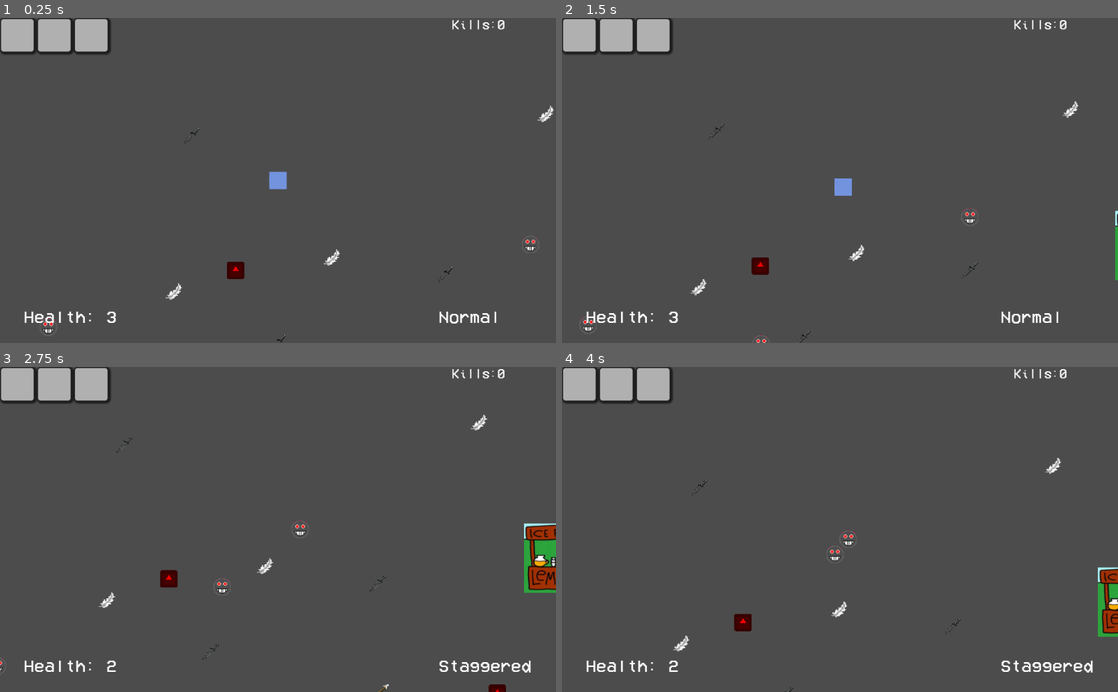
Above: before the commit, frames 1-4 (two rows, left to right).
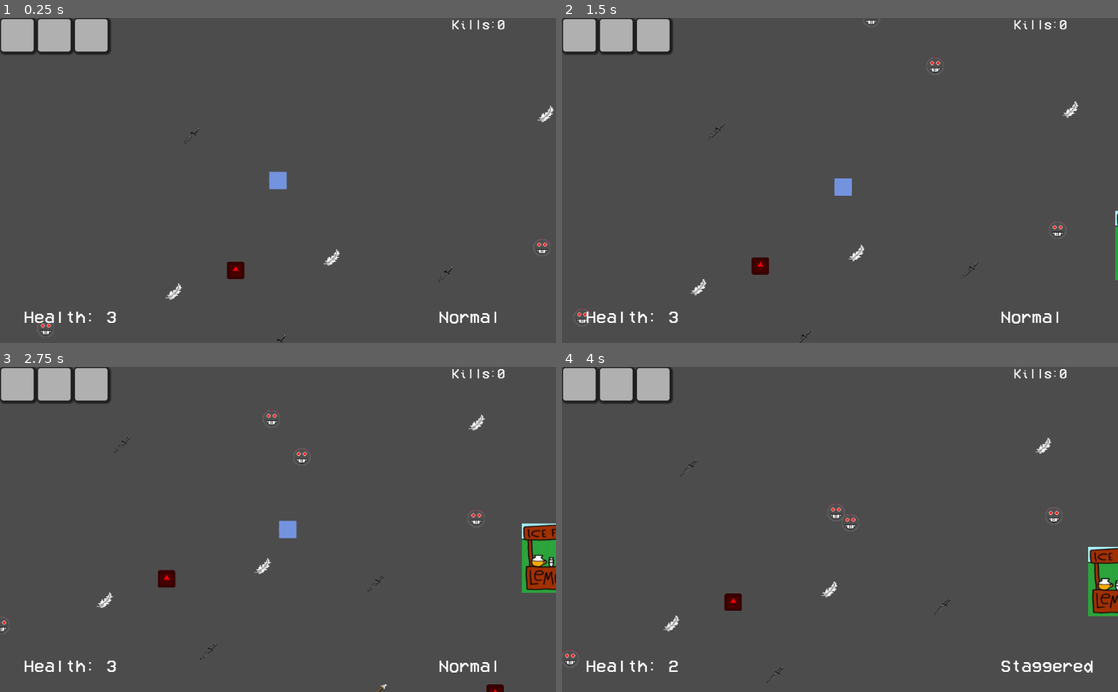
Above: after the commit, the same moments.

Repository: ESJ-Game-Dev-Club/waiver
Game: Godot game, scene res://main.tscn
Two runs of this game, one before a commit and one after it. Both use one fixed random seed, a clock stepped at 60 frames per second and the inputs below. The engine's default icon, where the game draws it, is replaced by a stand-in: a white triangle on a blue panel in a dark square.
Inputs (mouse positions are in pixels of both pictures, inside the frame that each line leads up to):
- Up to frame 1 (0.25 s): no input
- Up to frame 2 (1.5 s): tap Enter (ui_accept) at 0.5, 0.77 s; move the mouse to (962, 164) at 0.52 s; hold D (move_right) 0.53-1.28 s; hold K (enemy_hurt) 0.53-1.28 s; move the mouse to (728, 196) at 1.27 s; hold S (move_down) from 1.28 s (still down); click (728, 196) at 1.35 s
- Up to frame 3 (2.75 s): tap Enter (ui_accept) at 1.52 s; move the mouse to (333, 458) at 2.02 s; release S (move_down) at 2.03 s; hold D (move_right) from 2.03 s (still down); hold Right mouse button (fire_alt) from 2.03 s (still down)
- Up to frame 4 (4 s): move the mouse to (812, 594) at 2.77 s; release D (move_right) at 2.78 s; release Right mouse button (fire_alt) at 2.78 s; hold W (move_up) 2.78-3.53 s; tap K (enemy_hurt) at 2.85 s; tap Enter (ui_accept) at 3.02, 3.77 s; move the mouse to (1006, 578) at 3.52 s; press the mouse at (1006, 578) at 3.53 s; hold A (move_left) from 3.53 s (still down)

The runs differ from the first frame. In frame 1, 0.1% of the frame differs, in the area x 6-99%, y 67-98%; in frame 2, 0.2%; in frame 3, 1.7%; in frame 4, 2.3%, in the area x 0-100%, y 21-100%.

Commit message:
change enemy filepaths and modify hivemind a bit

Diff:
--- a/enemy/dasher/dasher_enemy.tscn
+++ b/enemy/dasher/enemy.tscn
@@ -1,6 +1,6 @@
 [gd_scene load_steps=4 format=2]
 
-[ext_resource path="res://enemy/dasher/dasher_enemy.gd" type="Script" id=1]
+[ext_resource path="res://enemy/dasher/enemy.gd" type="Script" id=1]
 [ext_resource path="res://enemy/enemy_base_texture.png" type="Texture" id=2]
 
 [sub_resource type="CircleShape2D" id=1]
--- a/enemy/hivemind.gd
+++ b/enemy/hivemind.gd
@@ -4,10 +4,10 @@
 var rng = RandomNumberGenerator.new()
 var enemy_count = 0
 
-enum {
-	ENEMY_REG,
-	ENEMY_DASHER,
-	ENEMY_TANK,
+enum Enemy {
+	REG,
+	DASHER,
+	TANK,
 }
 
 
@@ -27,9 +27,9 @@
 	var enemy = preload("res://enemy/enemy.tscn")
 
 	match (enemy_type):
-		ENEMY_REG: enemy = preload("res://enemy/enemy.tscn")
-		ENEMY_DASHER: enemy = preload("res://enemy/dasher/dasher_enemy.tscn")
-		ENEMY_TANK: enemy = preload("res://enemy/tank/tank_enemy.tscn")
+		Enemy.REG: enemy = preload("res://enemy/enemy.tscn")
+		Enemy.DASHER: enemy = preload("res://enemy/dasher/enemy.tscn")
+		Enemy.TANK: enemy = preload("res://enemy/tank/enemy.tscn")
 
 	var e = enemy.instance()
 	e.position = _random_point() + Global.player.position # add player offset
@@ -40,7 +40,7 @@
 	enemy_count += 5
 
 	for i in range(enemy_count):
-		var type = rng.randi_range(1, 3)
+		var type = rng.randi_range(0, 2)
 		_spawn_enemy(type)
 
 
--- a/enemy/tank/tank_enemy.tscn
+++ b/enemy/tank/enemy.tscn
@@ -1,6 +1,6 @@
 [gd_scene load_steps=4 format=2]
 
-[ext_resource path="res://enemy/tank/tank_enemy.gd" type="Script" id=1]
+[ext_resource path="res://enemy/tank/enemy.gd" type="Script" id=1]
 [ext_resource path="res://enemy/enemy_base_texture.png" type="Texture" id=2]
 
 [sub_resource type="CircleShape2D" id=1]
--- a/project.godot
+++ b/project.godot
@@ -12,7 +12,7 @@
 "base": "Enemy",
 "class": "Dasher",
 "language": "GDScript",
-"path": "res://enemy/dasher/dasher_enemy.gd"
+"path": "res://enemy/dasher/enemy.gd"
 }, {
 "base": "KinematicBody2D",
 "class": "Enemy",
@@ -47,7 +47,7 @@
 "base": "Enemy",
 "class": "Tank",
 "language": "GDScript",
-"path": "res://enemy/tank/tank_enemy.gd"
+"path": "res://enemy/tank/enemy.gd"
 }, {
 "base": "Node2D",
 "class": "Weapon",
Renamed: enemy/dasher/dasher_enemy.gd -> enemy/dasher/enemy.gd
Renamed: enemy/tank/tank_enemy.gd -> enemy/tank/enemy.gd
